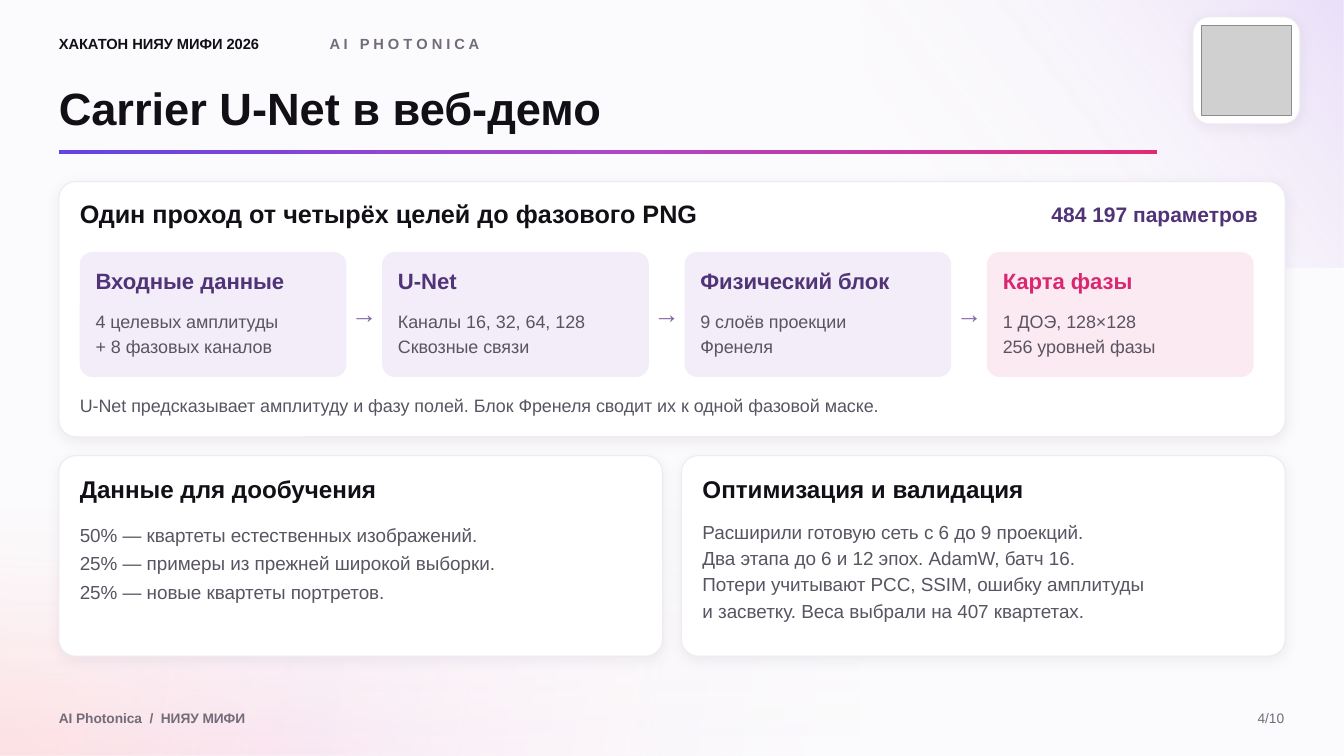
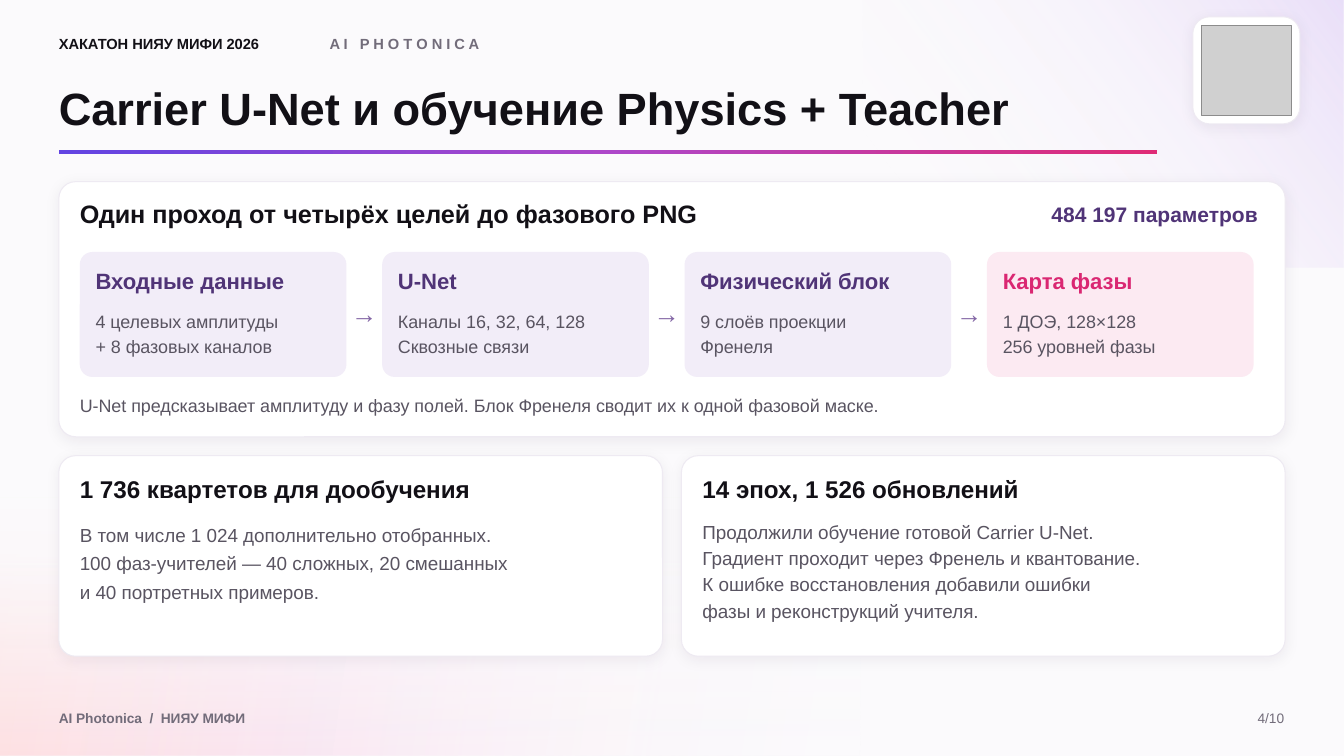
Before and after one commit to listeik/ai-fotonica, a slide deck: slide 4 of AI Photonica - Хакатон МИФИ 2026_бегущие521.pptx. Drawn at 1344x756 pixels with LibreOffice and Linux fonts; fonts in the diff are those of the drawing; grey boxes stand for pictures. Boxes give left, top, right and bottom in pixels: in the first picture for what was removed or moved away, otherwise in the second. Text is boxed around its words. In the diff, an @@ line names an element or a change of style, - is before the commit and + after.

```diff
--- a/AI Photonica - Хакатон МИФИ 2026_бегущие521.pptx
+++ b/AI Photonica - Хакатон МИФИ 2026_бегущие521.pptx
@@ text at (59,92,1009,134): text changed @@
-Carrier U-Net в веб-демо
+Carrier U-Net и обучение Physics + Teacher
@@ text at (80,480,470,503): text changed @@
-Данные для дообучения
+1 736 квартетов для дообучения
@@ text at (702,480,1018,502): text changed @@
-Оптимизация и валидация
+14 эпох, 1 526 обновлений
@@ text at (80,528,492,546): text changed @@
-50% — квартеты естественных изображений.
+В том числе 1 024 дополнительно отобранных.
@@ text at (702,525,1093,543): text changed @@
-Расширили готовую сеть с 6 до 9 проекций.
+Продолжили обучение готовой Carrier U-Net.
@@ text at (80,556,508,574): text changed @@
-25% — примеры из прежней широкой выборки.
+100 фаз-учителей — 40 сложных, 20 смешанных
@@ text at (702,552,1140,569): text changed @@
-Два этапа до 6 и 12 эпох. AdamW, батч 16.
+Градиент проходит через Френель и квантование.
@@ text at (80,586,319,603): text changed @@
-25% — новые квартеты портретов.
+и 40 портретных примеров.
@@ text at (702,577,1091,595): text changed @@
-Потери учитывают PCC, SSIM, ошибку амплитуды
+К ошибке восстановления добавили ошибки
@@ text at (702,604,978,622): text changed @@
-и засветку. Веса выбрали на 407 квартетах.
+фазы и реконструкций учителя.
```
Also in this commit, not shown: 6 other slides changed, 1 slide removed.
